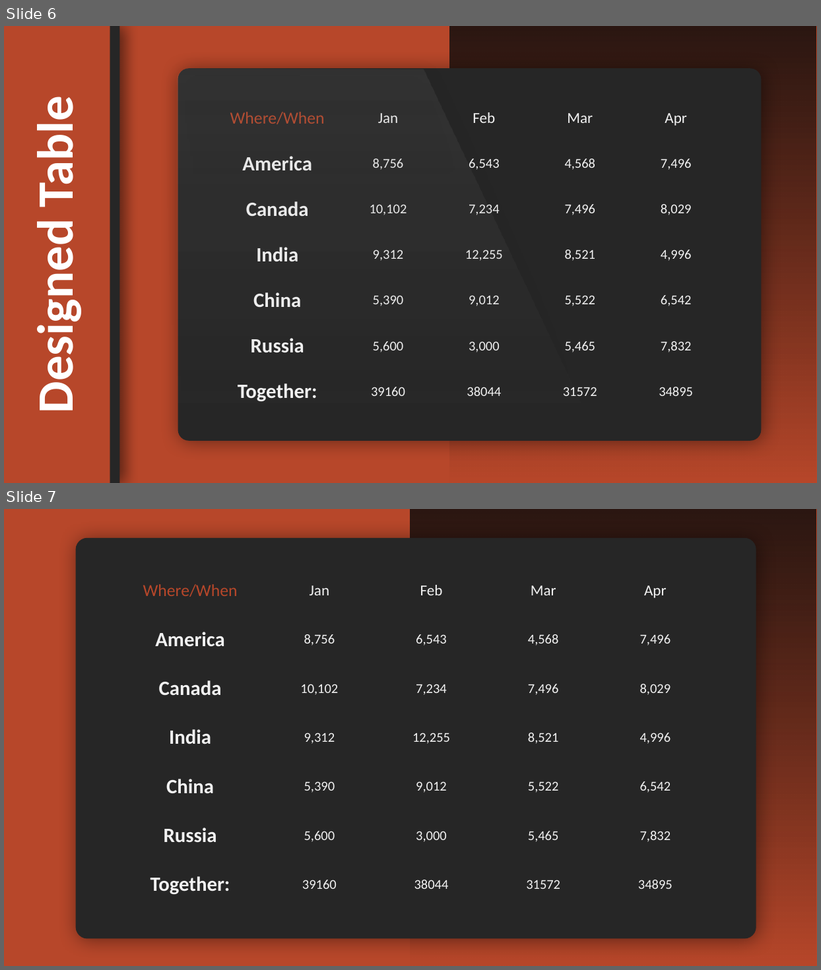
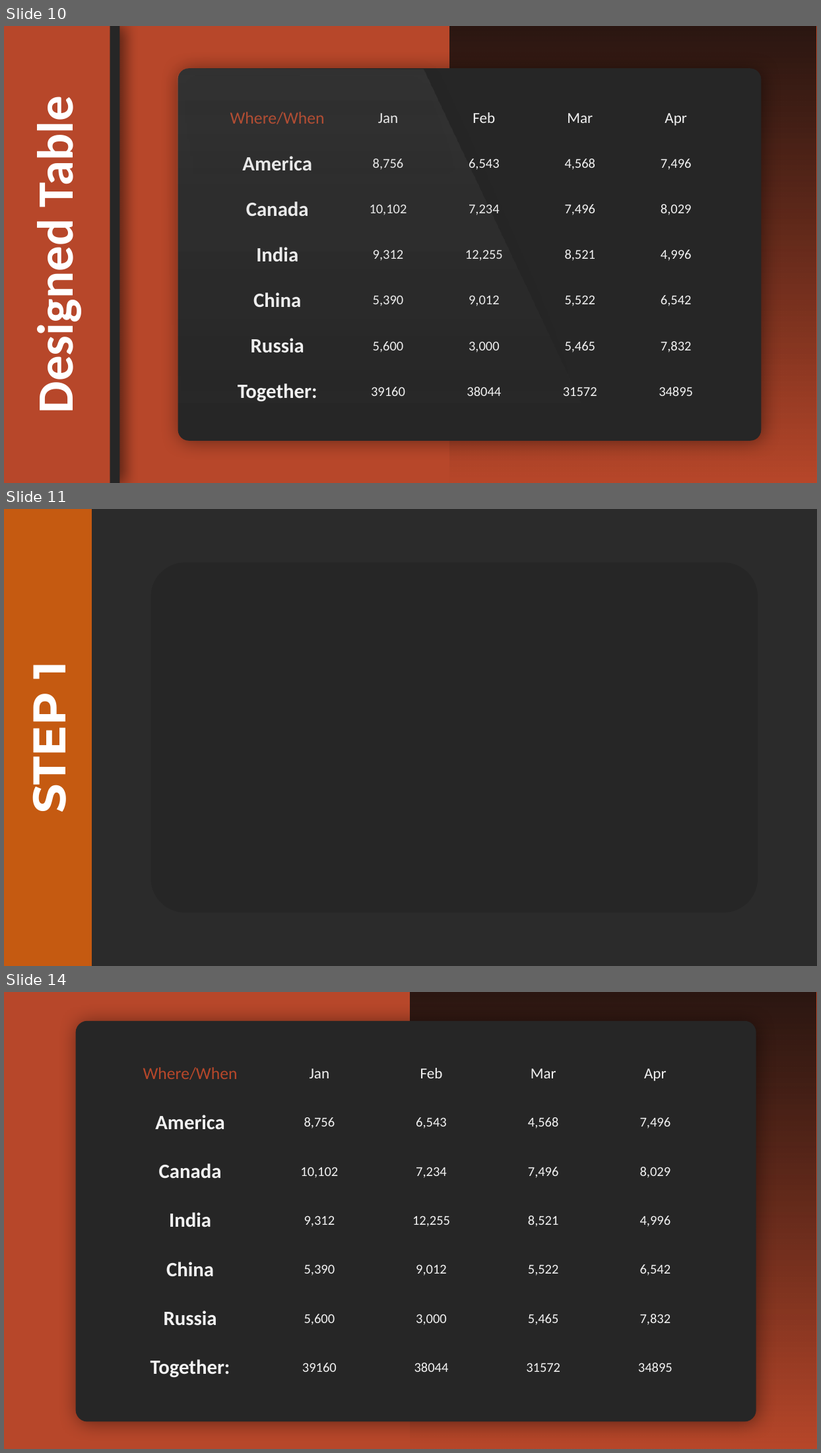
Before and after one commit to tranthanhbinh2603/PPTmasterclassV6_Powerpoint_from_A_to_Z, a slide deck: Section 11 - Tables in PowerPoint/Learning.pptx. Shown one above the other, each under a label of ours: slides 6 and 7 before the commit, slides 10, 11 and 14 after it; the slides between them are not shown. The pictures are 821x970 and 821x1453 pixels, drawn with LibreOffice and Linux fonts; fonts in the diff are those of the drawing; background and template pictures are left out; a plain dark background stands for a picture behind light text. Boxes give left, top, right and bottom in pixels: in the first picture for what was removed or moved away, otherwise in the second. Text is boxed around its words. In the diff, an @@ line names an element or a change of style, - is before the commit and + after.

```diff
--- a/Section 11 - Tables in PowerPoint/Learning.pptx
+++ b/Section 11 - Tables in PowerPoint/Learning.pptx
@@ slide 11 added at <box>4,509,817,966</box>, background picture (left out) @@
@@ rectangle added at <box>4,509,92,966</box>, fill #C55A11 @@
@@ rounded rectangle added at <box>151,562,758,913</box>, fill #262626 @@
@@ text added at <box>15,665,79,810</box>, 54 pt, text #FFFFFF, bold @@
+STEP 1
@@ what was slide 6 is now slide 10 @@
@@ what was slide 7 is now slide 14 @@
```
Also in this commit, not shown: 6 other slides added.
